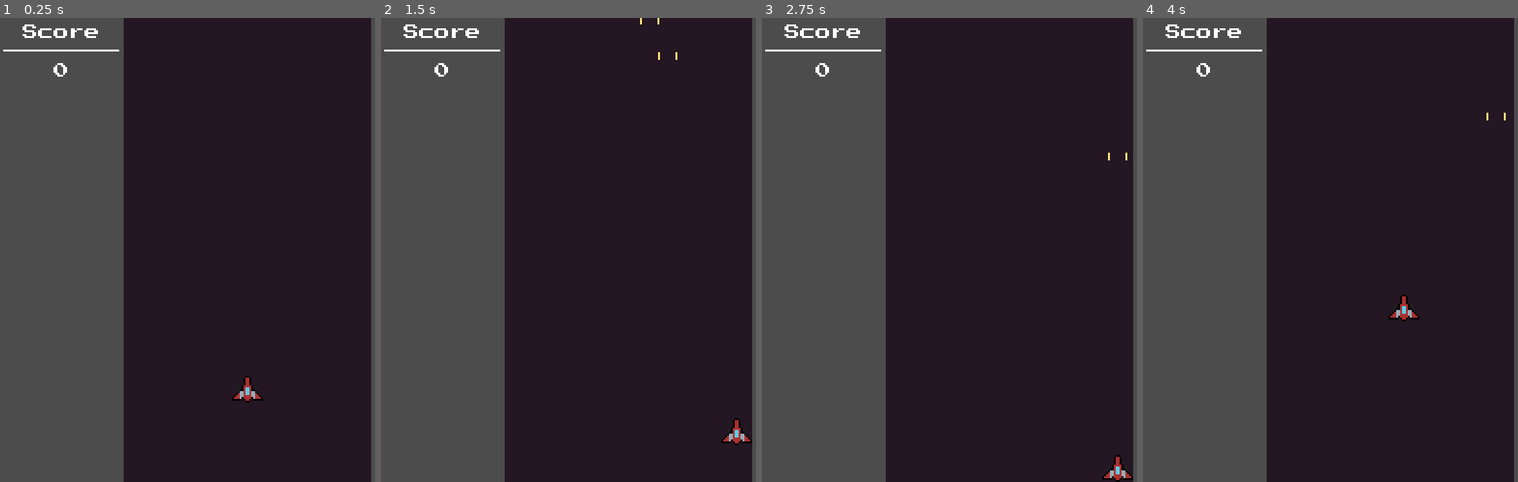
Above: before the commit, frames 1-4 (left to right).
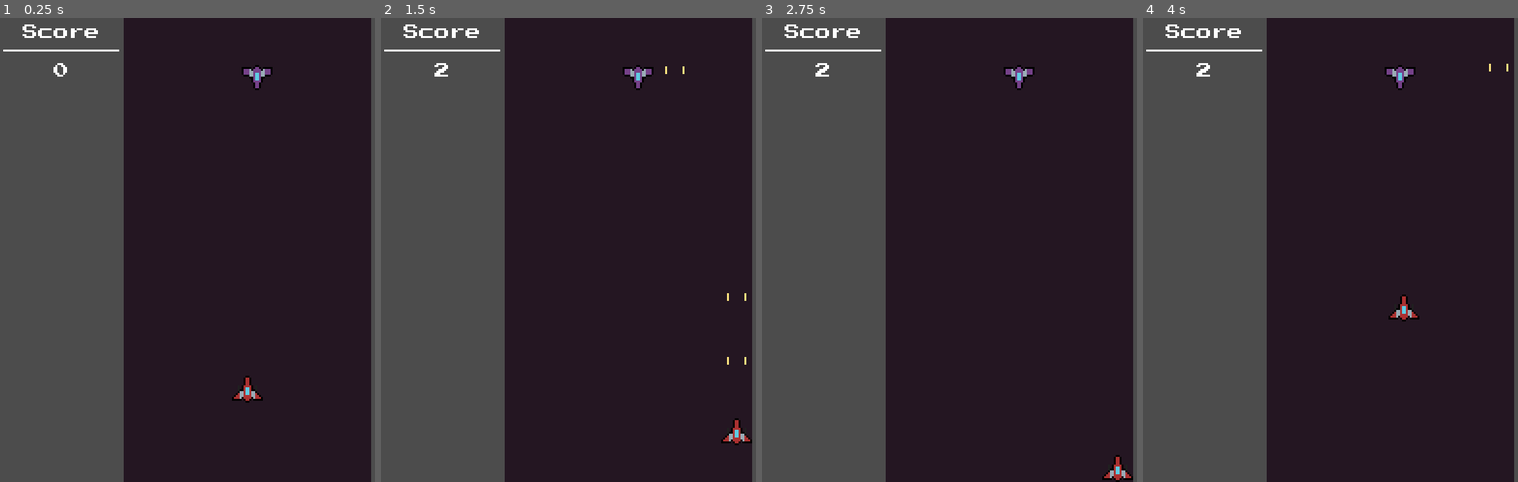
Above: after the commit, the same moments.

Repository: Natumia/Space-Shooter
Game: Godot game, scene res://World/World.tscn
Same seed, same stepped clock (60 frames per second), same inputs: the game is played once before the commit and once after it.
Inputs:
- Up to frame 1 (0.25 s): no input
- Up to frame 2 (1.5 s): tap Enter at 0.5 s; hold Right (ui_right) 0.53-1.28 s; hold Space (ui_select) 0.53-1.28 s; hold Down (ui_down) from 1.28 s (still down); tap Space (ui_select) at 1.35 s
- Up to frame 3 (2.75 s): tap Space (ui_select) at 1.52, 1.82, 2 s; release Down (ui_down) at 2.03 s; hold Right (ui_right) from 2.03 s (still down); hold Space (ui_select) from 2.03 s (still down)
- Up to frame 4 (4 s): tap Enter at 2.75 s; release Right (ui_right) at 2.78 s; release Space (ui_select) at 2.78 s; hold Up (ui_up) 2.78-3.53 s; tap Space (ui_select) at 2.85, 3.02, 3.32 s; hold Left (ui_left) from 3.53 s (still down); hold Space (ui_select) from 3.53 s (still down)

The runs differ from the first frame. In frame 1, 0.2% of the frame differs, in the area x 64-73%, y 10-16%; in frame 2, 0.4%, in the area x 14-98%, y 0-75%; in frame 3, 0.3%; in frame 4, 0.3%.

Commit message:
Refactored the firing system to use a group to check max bullets instead of on player variable. Also started setting up hit boxes and hurt boxes and a dummy enemy to take damage. Attatched score to the bullet hitting an enemy to give value to test that too.

Diff:
--- /dev/null
+++ b/Enemy/BasicEnemy.gd
@@ -0,0 +1,9 @@
+extends KinematicBody2D
+
+onready var playerScore = $"/root/PlayerScore"
+
+func _ready():
+	pass # Replace with function body.
+
+func _on_HurtBox_area_entered(area):
+	print("Hit!")
--- /dev/null
+++ b/Enemy/BasicEnemy.tscn
@@ -0,0 +1,49 @@
+[gd_scene load_steps=8 format=2]
+
+[ext_resource path="res://Enemy/BasicEnemy.png" type="Texture" id=1]
+[ext_resource path="res://Mechanics/HitBox.tscn" type="PackedScene" id=2]
+[ext_resource path="res://Enemy/BasicEnemy.gd" type="Script" id=3]
+[ext_resource path="res://Mechanics/HurtBox.tscn" type="PackedScene" id=4]
+
+[sub_resource type="RectangleShape2D" id=1]
+extents = Vector2( 7, 6 )
+
+[sub_resource type="RectangleShape2D" id=2]
+extents = Vector2( 7, 6 )
+
+[sub_resource type="RectangleShape2D" id=3]
+extents = Vector2( 7, 6 )
+
+[node name="BasicEnemy" type="KinematicBody2D"]
+collision_layer = 0
+collision_mask = 0
+script = ExtResource( 3 )
+
+[node name="Sprite" type="Sprite" parent="."]
+texture = ExtResource( 1 )
+
+[node name="HitBox" parent="." instance=ExtResource( 2 )]
+collision_mask = 2
+
+[node name="CollisionShape2D" parent="HitBox" index="0"]
+visible = false
+position = Vector2( 0, -1 )
+shape = SubResource( 1 )
+
+[node name="CollisionShape2D" type="CollisionShape2D" parent="."]
+visible = false
+position = Vector2( 0, -1 )
+shape = SubResource( 2 )
+
+[node name="HurtBox" parent="." instance=ExtResource( 4 )]
+collision_layer = 4
+
+[node name="CollisionShape2D" parent="HurtBox" index="0"]
+visible = false
+position = Vector2( 0, -1 )
+shape = SubResource( 3 )
+[connection signal="area_entered" from="HurtBox" to="." method="_on_HurtBox_area_entered"]
+
+[editable path="HitBox"]
+
+[editable path="HurtBox"]
--- /dev/null
+++ b/Mechanics/HitBox.gd
@@ -0,0 +1,3 @@
+extends Area2D
+
+export var damage = 1
--- /dev/null
+++ b/Mechanics/HitBox.tscn
@@ -0,0 +1,10 @@
+[gd_scene load_steps=2 format=2]
+
+[ext_resource path="res://Mechanics/HitBox.gd" type="Script" id=1]
+
+[node name="HitBox" type="Area2D"]
+collision_layer = 0
+collision_mask = 0
+script = ExtResource( 1 )
+
+[node name="CollisionShape2D" type="CollisionShape2D" parent="."]
--- /dev/null
+++ b/Mechanics/HurtBox.tscn
@@ -0,0 +1,7 @@
+[gd_scene format=2]
+
+[node name="HurtBox" type="Area2D"]
+collision_layer = 0
+collision_mask = 0
+
+[node name="CollisionShape2D" type="CollisionShape2D" parent="."]
--- a/Player/Player.gd
+++ b/Player/Player.gd
@@ -2,15 +2,13 @@
 
 var speed = 110
 var velocity = Vector2.ZERO
-var ammo = 3
-var maxAmmo = 3
+var maxShots = 3
 
 var ammunition = preload("res://Player/PlayerBullet.tscn")
 
 onready var fireCooldown = $FireCooldown
 
 func _physics_process(delta):
-	ammo = clamp(ammo, 0, maxAmmo)
 	movement_input(delta)
 	shoot_input()
 
@@ -29,21 +27,12 @@
 
 func shoot_input():
 	if fireCooldown.time_left <= 0:
-		if Input.is_action_pressed("ui_select"):
-			if ammo != 0:
-				ammo -= 1
-				print(ammo)
-				fireCooldown.start()
-				fire_bullet()
-			else:
-				print("No ammo!")
-				fireCooldown.start()
+		var allBullets = get_tree().get_nodes_in_group("player_bullets")
+		if Input.is_action_pressed("ui_select") and len(allBullets) < maxShots:
+			fire_bullet()
+			fireCooldown.start()
 
 func fire_bullet():
 	var bullet = ammunition.instance()
 	get_parent().add_child(bullet)
-	bullet.connect("bulletDestroyed", self, "reload_ammo")
 	bullet.global_position = global_position
-
-func reload_ammo():
-	ammo += 1
--- a/Player/Player.tscn
+++ b/Player/Player.tscn
@@ -7,6 +7,7 @@
 extents = Vector2( 8, 7 )
 
 [node name="Player" type="KinematicBody2D"]
+collision_mask = 0
 script = ExtResource( 2 )
 
 [node name="Sprite" type="Sprite" parent="."]
@@ -17,5 +18,5 @@
 shape = SubResource( 1 )
 
 [node name="FireCooldown" type="Timer" parent="."]
-wait_time = 0.075
+wait_time = 0.1
 one_shot = true
--- a/Player/PlayerBullet.gd
+++ b/Player/PlayerBullet.gd
@@ -1,11 +1,15 @@
 extends Area2D
 
 var speed = 220
-signal bulletDestroyed
+
+onready var playerScore = $"/root/PlayerScore"
 
 func _process(delta):
 	position -= transform.y * speed * delta
 
 func _on_VisibilityNotifier2D_screen_exited():
-	emit_signal("bulletDestroyed")
 	queue_free()
+
+func _on_HitBox_area_entered(_area):
+	playerScore.score_update(1)
+	queue_free()
--- a/Player/PlayerBullet.tscn
+++ b/Player/PlayerBullet.tscn
@@ -1,20 +1,39 @@
-[gd_scene load_steps=4 format=2]
+[gd_scene load_steps=6 format=2]
 
 [ext_resource path="res://Player/PlayerBullet.gd" type="Script" id=1]
 [ext_resource path="res://Player/PlayerBullet.png" type="Texture" id=2]
+[ext_resource path="res://Mechanics/HitBox.tscn" type="PackedScene" id=3]
 
 [sub_resource type="RectangleShape2D" id=1]
 extents = Vector2( 5, 2 )
 
-[node name="PlayerBullet" type="Area2D"]
+[sub_resource type="RectangleShape2D" id=2]
+extents = Vector2( 5, 2 )
+
+[node name="PlayerBullet" type="Area2D" groups=[
+"player_bullets",
+]]
+collision_layer = 0
+collision_mask = 0
 script = ExtResource( 1 )
 
 [node name="Sprite" type="Sprite" parent="."]
 texture = ExtResource( 2 )
 
 [node name="CollisionShape2D" type="CollisionShape2D" parent="."]
+visible = false
 shape = SubResource( 1 )
 
 [node name="VisibilityNotifier2D" type="VisibilityNotifier2D" parent="."]
+visible = false
 scale = Vector2( 0.5, 0.2 )
+
+[node name="HitBox" parent="." instance=ExtResource( 3 )]
+collision_mask = 4
+
+[node name="CollisionShape2D" parent="HitBox" index="0"]
+shape = SubResource( 2 )
 [connection signal="screen_exited" from="VisibilityNotifier2D" to="." method="_on_VisibilityNotifier2D_screen_exited"]
+[connection signal="area_entered" from="HitBox" to="." method="_on_HitBox_area_entered"]
+
+[editable path="HitBox"]
--- a/World/World.tscn
+++ b/World/World.tscn
@@ -1,8 +1,9 @@
-[gd_scene load_steps=5 format=2]
+[gd_scene load_steps=6 format=2]
 
 [ext_resource path="res://Player/Player.tscn" type="PackedScene" id=1]
 [ext_resource path="res://PressStartFont.tres" type="DynamicFont" id=2]
 [ext_resource path="res://World/ScoreAmount.gd" type="Script" id=3]
+[ext_resource path="res://Enemy/BasicEnemy.tscn" type="PackedScene" id=4]
 
 [sub_resource type="StyleBoxLine" id=1]
 color = Color( 1, 1, 1, 1 )
@@ -11,6 +12,9 @@
 position = Vector2( 125.731, 186.47 )
 
 [node name="SceneLayout" type="StaticBody2D" parent="."]
+__meta__ = {
+"_edit_lock_": true
+}
 
 [node name="PurpleBox" type="Polygon2D" parent="SceneLayout"]
 color = Color( 0.145098, 0.0901961, 0.137255, 1 )
@@ -19,6 +23,9 @@
 [node name="CollisionPolygon2D" type="CollisionPolygon2D" parent="SceneLayout"]
 visible = false
 polygon = PoolVector2Array( -61.7307, 53.5299, -61.7307, -186.47, 66.2693, -186.47, 66.2693, 53.5299, -77.7307, 53.5299, -77.7307, 69.5299, 82.2693, 69.5299, 82.2693, -202.47, -77.7307, -202.47, -77.7307, 53.5299 )
+
+[node name="BasicEnemy" parent="." instance=ExtResource( 4 )]
+position = Vector2( 7.42461, -155.21 )
 
 [node name="Player" parent="." instance=ExtResource( 1 )]
 position = Vector2( 2.26929, 5.52988 )
--- a/project.godot
+++ b/project.godot
@@ -55,6 +55,14 @@
 "svg/scale": 1.0
 }
 
+[layer_names]
+
+2d_physics/layer_1="World"
+2d_physics/layer_2="Player"
+2d_physics/layer_3="Enemy"
+2d_physics/layer_4="PlayerAttack"
+2d_physics/layer_5="EnemyAttack"
+
 [rendering]
 
 quality/2d/use_pixel_snap=true
Binary file added: Enemy/BasicEnemy.png
Not shown, added: Enemy/BasicEnemy.png.import
